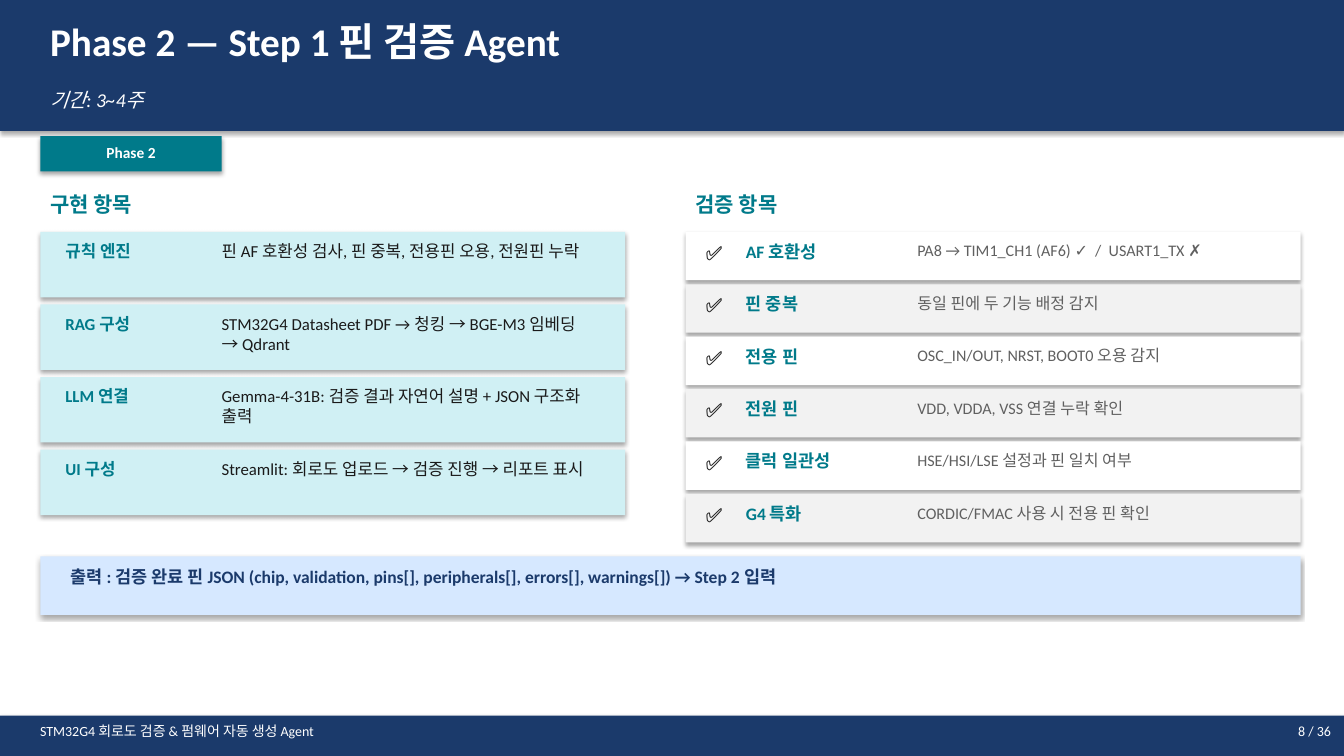
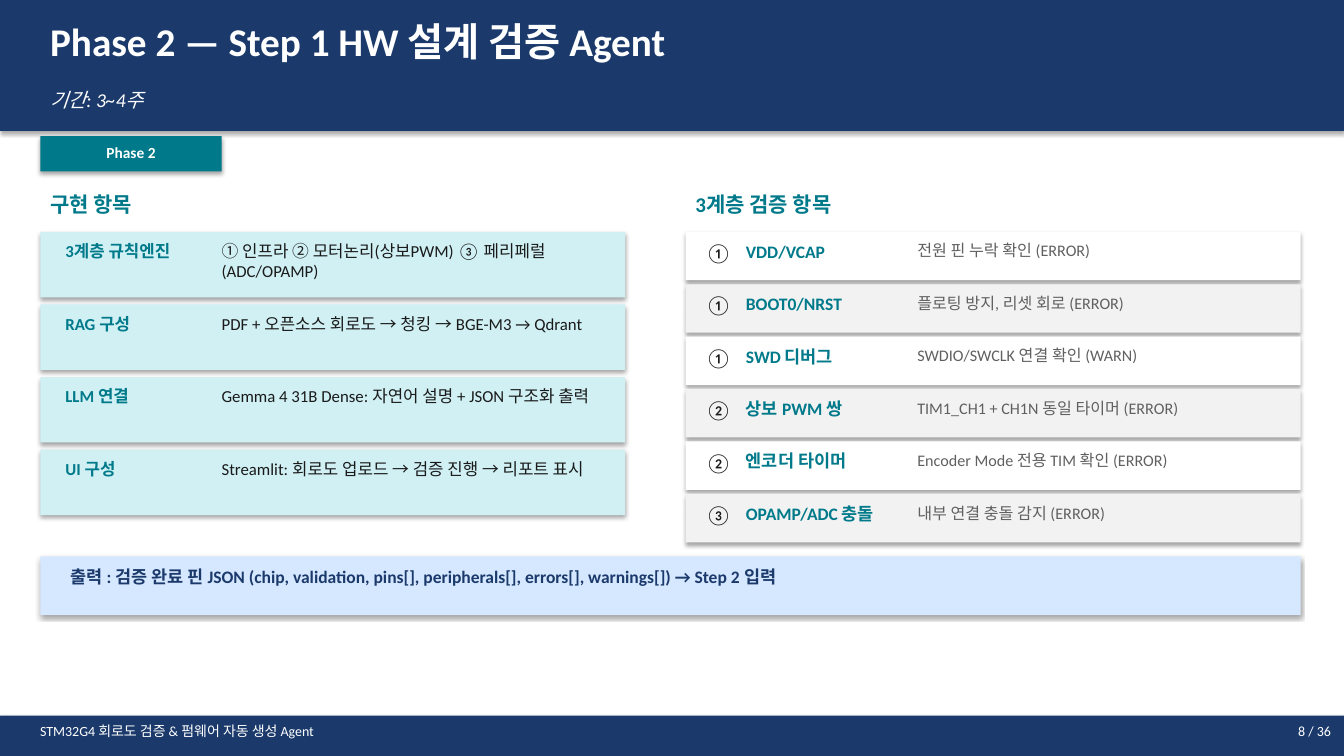
Before and after one commit to younlea/MotorDriveForge, a slide deck: slide 8 of STM32G4_Agent_Plan.pptx. Drawn at 1344x756 pixels with LibreOffice and Linux fonts; fonts in the diff are those of the drawing. Boxes give left, top, right and bottom in pixels: in the first picture for what was removed or moved away, otherwise in the second. Text is boxed around its words. In the diff, an @@ line names an element or a change of style, - is before the commit and + after.

```diff
--- a/STM32G4_Agent_Plan.pptx
+++ b/STM32G4_Agent_Plan.pptx
@@ text at <box>50,23,665,63</box>: text changed @@
-Phase 2 — Step 1 핀 검증 Agent
+Phase 2 — Step 1 HW 설계 검증 Agent
@@ text at <box>695,194,832,214</box>: text changed @@
-검증 항목
+3계층 검증 항목
@@ text at <box>65,243,171,259</box>: text changed @@
-규칙 엔진
+3계층 규칙엔진
@@ text at <box>222,243,546,279</box>: text changed @@
-핀 AF 호환성 검사, 핀 중복, 전용핀 오용, 전원핀 누락
+① 인프라 ② 모터논리(상보PWM) ③ 페리페럴(ADC/OPAMP)
@@ text at <box>706,244,732,264</box>: text changed @@
-✅
+①
@@ text at <box>746,245,825,259</box>: text changed @@
-AF 호환성
+VDD/VCAP
@@ text at <box>917,242,1090,258</box>: text changed @@
-PA8 → TIM1_CH1 (AF6) ✓ / USART1_TX ✗
+전원 핀 누락 확인 (ERROR)
@@ text at <box>706,296,732,316</box>: text changed @@
-✅
+①
@@ text at <box>746,297,842,311</box>: text changed @@
-핀 중복
+BOOT0/NRST
@@ text at <box>917,295,1123,311</box>: text changed @@
-동일 핀에 두 기능 배정 감지
+플로팅 방지, 리셋 회로 (ERROR)
@@ text at <box>222,316,582,333</box>: text changed @@
-STM32G4 Datasheet PDF → 청킹 → BGE-M3 임베딩 → Qdrant
+PDF + 오픈소스 회로도 → 청킹 → BGE-M3 → Qdrant
@@ text at <box>706,349,732,369</box>: text changed @@
-✅
+①
@@ text at <box>746,348,833,365</box>: text changed @@
-전용 핀
+SWD 디버그
@@ text at <box>917,347,1137,363</box>: text changed @@
-OSC_IN/OUT, NRST, BOOT0 오용 감지
+SWDIO/SWCLK 연결 확인 (WARN)
@@ text at <box>222,388,589,404</box>: text changed @@
-Gemma-4-31B: 검증 결과 자연어 설명 + JSON 구조화 출력
+Gemma 4 31B Dense: 자연어 설명 + JSON 구조화 출력
@@ text at <box>706,401,732,421</box>: text changed @@
-✅
+②
@@ text at <box>746,400,842,417</box>: text changed @@
-전원 핀
+상보 PWM 쌍
@@ text at <box>917,400,1178,416</box>: text changed @@
-VDD, VDDA, VSS 연결 누락 확인
+TIM1_CH1 + CH1N 동일 타이머 (ERROR)
@@ text at <box>706,454,732,474</box>: text changed @@
-✅
+②
@@ text at <box>746,452,846,469</box>: text changed @@
-클럭 일관성
+엔코더 타이머
@@ text at <box>917,452,1167,468</box>: text changed @@
-HSE/HSI/LSE 설정과 핀 일치 여부
+Encoder Mode 전용 TIM 확인 (ERROR)
@@ text at <box>706,506,732,526</box>: text changed @@
-✅
+③
@@ text at <box>746,505,874,522</box>: text changed @@
-G4 특화
+OPAMP/ADC 충돌
@@ text at <box>917,505,1104,521</box>: text changed @@
-CORDIC/FMAC 사용 시 전용 핀 확인
+내부 연결 충돌 감지 (ERROR)
```
Also in this commit, not shown: 15 other slides changed, 8 other files.
